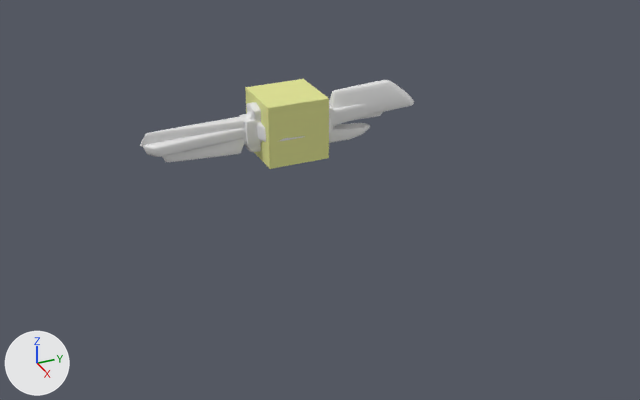
What one commit did to the Blender file art/basic.blend.
Camera for both pictures: a camera (50 mm lens) standing at (29.4, -11.8, 12.7) and looking at (2.4, 0.3, -2.2). Lighting does not change. The marker at lower left points along +X, +Y and +Z.

Names of what the first picture shows: 'Cube', 'Shipwright'.
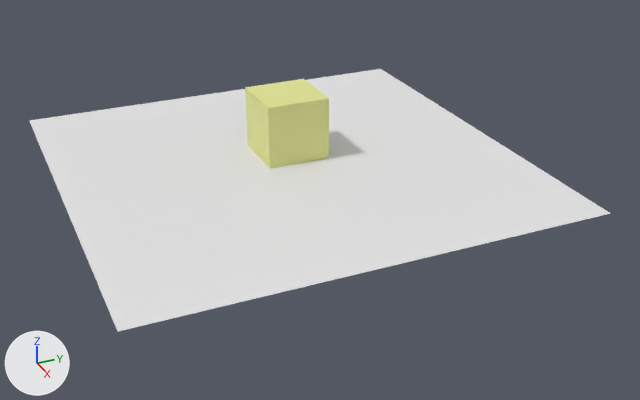
ob_shipwright_lattice is not drawn itself; it is used by a modifier of ob_shipwright.

The newer file is also turned or shifted as a whole; pictures and numbers use the older file's frame.

The change, as a list of edits to the scene's bpy script:
```text
Add me_plane:
    me_plane.from_pydata([(-1.0, -1.0, 0.0), (1.0, -1.0, 0.0), (-1.0, 1.0, 0.0), (1.0, 1.0, 0.0)], [], [(0, 1, 3, 2)])
Remove ob_shipwright:
    ob_shipwright = bpy.data.objects.new('Shipwright', me_generated_shape_001)
    ob_shipwright.location = (0.0, 0.0, 0.0)
    _m = ob_shipwright.modifiers.new('Shipwright Lattice', 'LATTICE')
    _m.object = ob_shipwright_lattice
    _m = ob_shipwright.modifiers.new('Shipwright Mirror', 'MIRROR')
    _m.use_clip = True
Remove ob_shipwright_lattice:
    ob_shipwright_lattice = bpy.data.objects.new('Shipwright Lattice', lat_shipwright_lattice)
    ob_shipwright_lattice.location = (-0.607, -0.0714, 0.00444)
    ob_shipwright_lattice.scale = (1.21, 11.2, 2.17)
Add ob_plane:
    ob_plane = bpy.data.objects.new('Plane', me_plane)
    ob_plane.location = (0.9, -0.36, -1.2)
    ob_plane.scale = (8.34, 8.34, 8.34)
```

Where the change shows, as pixel boxes [x1, y1, x2, y2] in the pictures (640 x 400 px):
'Plane', added
    after: [29, 69, 611, 331]
'Shipwright', deleted
    before: [140, 80, 414, 162]
